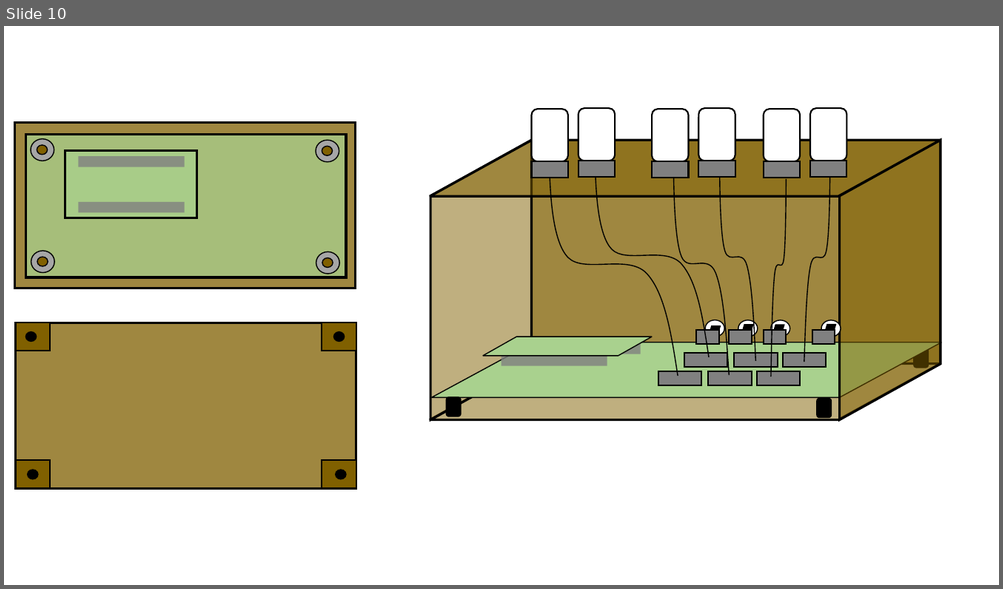
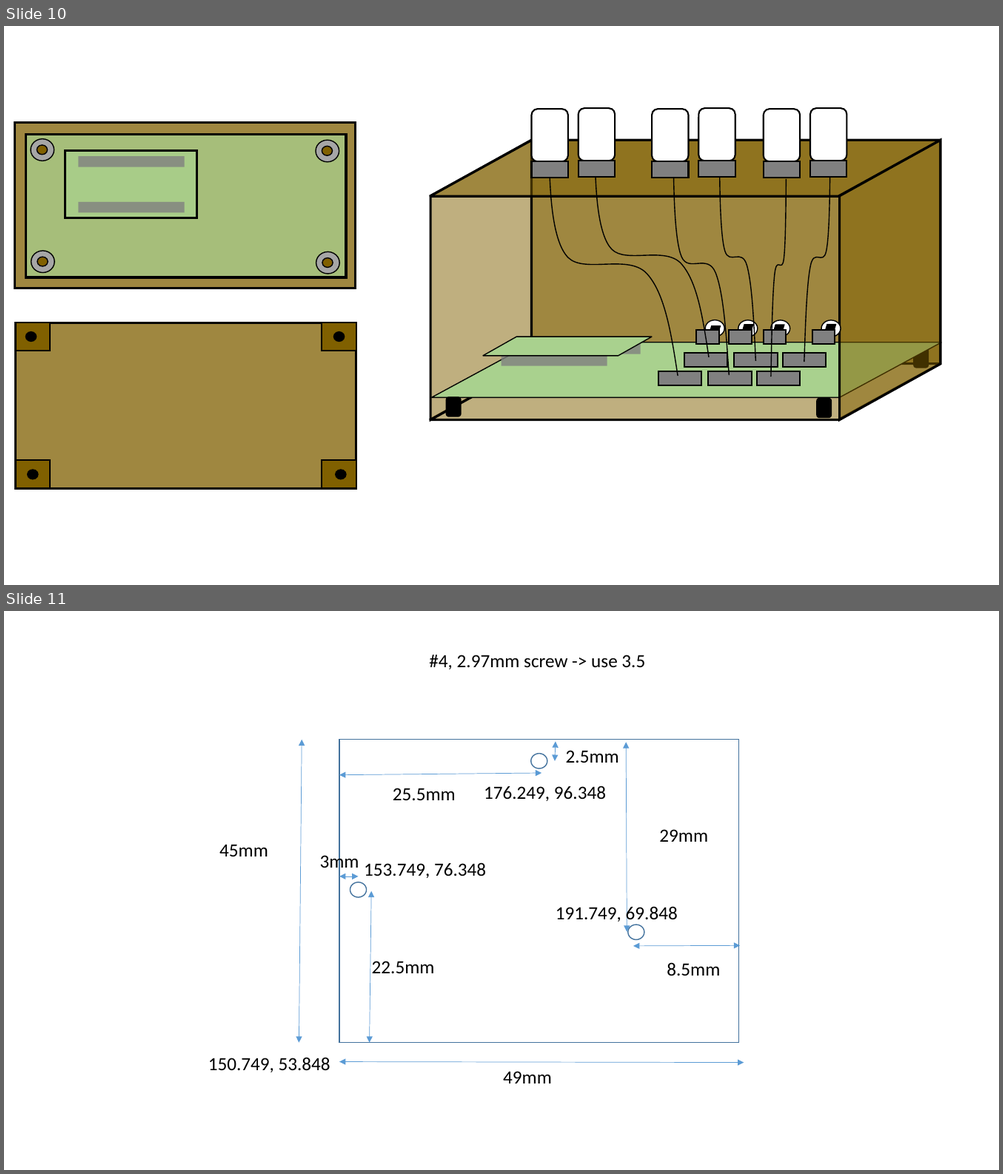
Before and after one commit to evaaan/NixieClock, a slide deck: docs/clock.pptx. Shown one above the other, each under a label of ours: slide 10 before the commit, slides 10 and 11 after it. The pictures are 1003x589 and 1003x1174 pixels, drawn with LibreOffice and Linux fonts; fonts in the diff are those of the drawing. Boxes give left, top, right and bottom in pixels: in the first picture for what was removed or moved away, otherwise in the second. Text is boxed around its words. In the diff, an @@ line names an element or a change of style, - is before the commit and + after.

```diff
--- a/docs/clock.pptx
+++ b/docs/clock.pptx
@@ slide 11 added at bbox=[4, 611, 999, 1170], background #FFFFFF @@
@@ text added at bbox=[429, 655, 645, 669], 18 pt, text #000000 @@
+#4, 2.97mm screw -> use 3.5
@@ double arrow added from (301, 739) to (299, 1043), #5B9BD5 0.5 pt @@
@@ rectangle added at bbox=[340, 739, 739, 1043], outline #43739E 1 pt @@
@@ double arrow added from (555, 741) to (555, 761), #5B9BD5 0.5 pt @@
@@ double arrow added from (626, 742) to (627, 932), #5B9BD5 0.5 pt @@
@@ ellipse added at bbox=[531, 754, 547, 769], outline #43739E 1 pt @@
@@ text added at bbox=[566, 750, 619, 763], 18 pt, text #000000 @@
+2.5mm
@@ double arrow added from (340, 775) to (541, 773), #5B9BD5 0.5 pt @@
@@ text added at bbox=[392, 788, 455, 800], 18 pt, text #000000 @@
+25.5mm
@@ text added at bbox=[484, 786, 606, 801], 18 pt, text #000000 @@
+176.249, 96.348
@@ text added at bbox=[659, 829, 708, 842], 18 pt, text #000000 @@
+29mm
@@ text added at bbox=[219, 844, 268, 857], 18 pt, text #000000 @@
+45mm
@@ text added at bbox=[320, 853, 359, 873], 18 pt, text #000000 @@
+3mm
@@ double arrow added from (340, 877) to (358, 877), #5B9BD5 0.5 pt @@
@@ text added at bbox=[364, 863, 486, 878], 18 pt, text #000000 @@
+153.749, 76.348
@@ ellipse added at bbox=[350, 883, 367, 897], outline #43739E 1 pt @@
@@ double arrow added from (371, 891) to (370, 1043), #5B9BD5 0.5 pt @@
@@ text added at bbox=[555, 904, 677, 924], 18 pt, text #000000 @@
+191.749, 69.848
@@ ellipse added at bbox=[628, 925, 644, 940], outline #43739E 1 pt @@
@@ text added at bbox=[372, 961, 435, 974], 18 pt, text #000000 @@
+22.5mm
@@ double arrow added from (633, 946) to (740, 946), #5B9BD5 0.5 pt @@
@@ text added at bbox=[666, 963, 720, 977], 18 pt, text #000000 @@
+8.5mm
@@ text added at bbox=[208, 1057, 330, 1073], 18 pt, text #000000 @@
+150.749, 53.848
@@ double arrow added from (340, 1062) to (743, 1063), #5B9BD5 0.5 pt @@
@@ text added at bbox=[503, 1071, 552, 1084], 18 pt, text #000000 @@
+49mm
```
Also in this commit, not shown: 1 slide removed, 8 other files.
